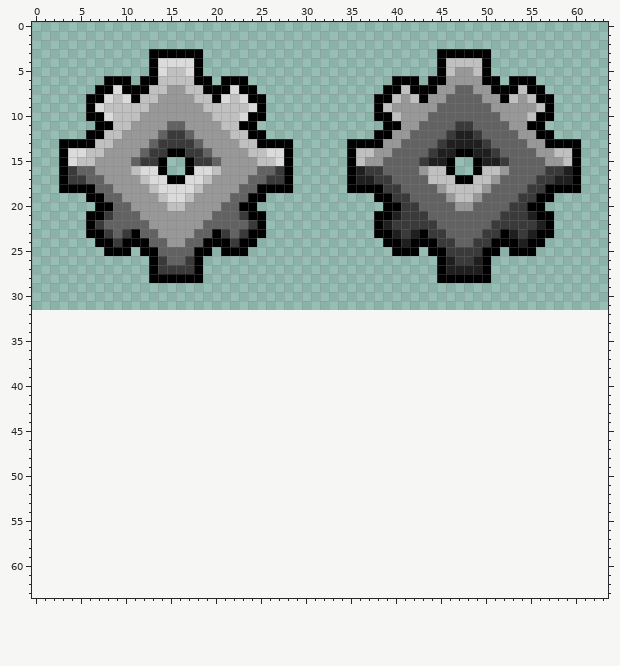
Two states of a pixel-art file, Art/Settings/Cogwheel/Cogwheel.aseprite. The first picture shows the starting point.
64x32 pixels, 1 frame. The old version is drawn lined up with the new one, on the new canvas.
Once edited:
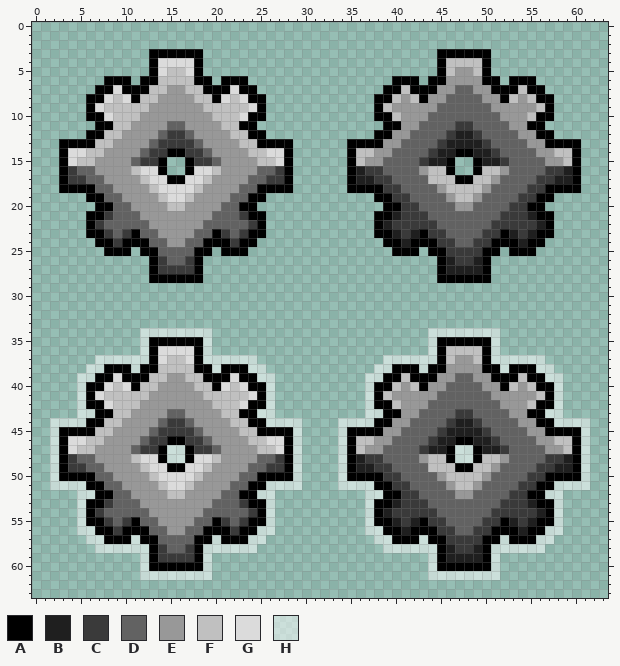
Palette (. is transparent): A #000000  B #1f1f1f  C #3a3a3a  D #626262  E #989898  F #c0c0c0  G #dbdbdb  H #ffffff80
Changes in this commit:
canvas 64x32 -> 64x64
Changed rows in their new state; - is an unchanged pixel.
first column x 2:
34 ----------HHHHHHHH------------------------HHHHHHHH----------
35 ----------HAAAAAAH------------------------HAAAAAAH----------
36 ----------HAGGGGAH------------------------HAFFFFAH----------
37 -----HHHHHHAGFFGAHHHHHH--------------HHHHHHAFEEFAHHHHHH-----
38 ----HHAAAHAAFFFFAAHAAAHH------------HHAAAHAAEEEEAAHAAAHH----
39 ---HHAAGAAAFFEEFFAAAGAAHH----------HHAAFAAAEEDDEEAAAFAAHH---
40 ---HAAGFGAFFEEEEFFAGFGAAH----------HAAFEFAEEDDDDEEAFEFAAH---
41 ---HAGFFFFFEEEEEEFFFFFGAH----------HAFEEEEEDDDDDDEEEEEFAH---
42 ---HAAGFFFEEEEEEEEFFFGAAH----------HAAFEEEDDDDDDDDEEEFAAH---
43 ---HHAAFFEEEEDDEEEEFFAAHH----------HHAAEEDDDDCCDDDDEEAAHH---
44 HHHHAAFFEEEEDCCDEEEEFFAAHHHH----HHHHAAEEDDDDCBBCDDDDEEAAHHHH
45 HAAAAFFEEEEDCCCCDEEEEFFAAAAH----HAAAAEEDDDDCBBBBCDDDDEEAAAAH
46 HAGGFFEEEEDCCAACCDEEEEFFGGAH----HAFFEEDDDDCBBAABBCDDDDEEFFAH
47 HAGFFEEEEDCCAHHACCDEEEEFFGAH----HAFEEDDDDCBBAHHABBCDDDDEEFAH
48 HACDDEEEEFGGAHHAGGFEEEEDDCAH----HABCCDDDDEFFAHHAFFEDDDDCCBAH
49 HACCDDEEEEFGGAAGGFEEEEDDCCAH----HABBCCDDDDFFFAAFFEDDDDCCBBAH
50 HAAAADDEEEEFGGGGFEEEEDDAAAAH----HAAAACCDDDDEFFFFEDDDDCCAAAAH
51 HHHHAADDEEEEFGGFEEEEDDAAHHHH----HHHHAACCDDDDEFFEDDDDCCAAHHHH
52 ---HHAADDEEEEFFEEEEDDAAHH----------HHAACCDDDDEEDDDDCCAAHH---
53 ---HAACDDDEEEEEEEEDDDCAAH----------HAABCCCDDDDDDDDCCCBAAH---
54 ---HACDDDDDEEEEEEDDDDDCAH----------HABCCCCCDDDDDDCCCCCBAH---
55 ---HAACDCADDEEEEDDACDCAAH----------HAABCBACCDDDDCCABCBAAH---
56 ---HHAACAAADDEEDDAAACAAHH----------HHAABAAACCDDCCAAABAAHH---
57 ----HHAAAHAADDDDAAHAAAHH------------HHAAAHAACCCCAAHAAAHH----
58 -----HHHHHHACDDCAHHHHHH--------------HHHHHHABCCBAHHHHHH-----
59 ----------HACCCCAH------------------------HABBBBAH----------
60 ----------HAAAAAAH------------------------HAAAAAAH----------
61 ----------HHHHHHHH------------------------HHHHHHHH----------
Pixel boxes of the changes (left, top, right, bottom) in both pictures:
added: (50, 328, 302, 580)
added: (338, 328, 590, 580)
